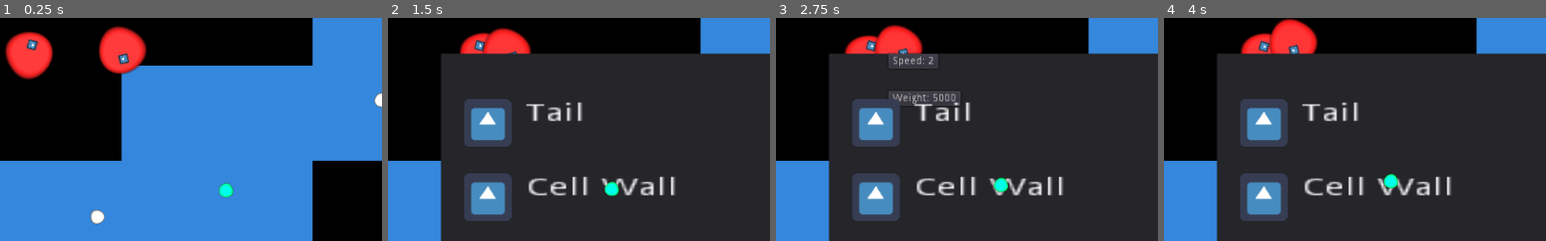
Above: before the commit, frames 1-4 (left to right).
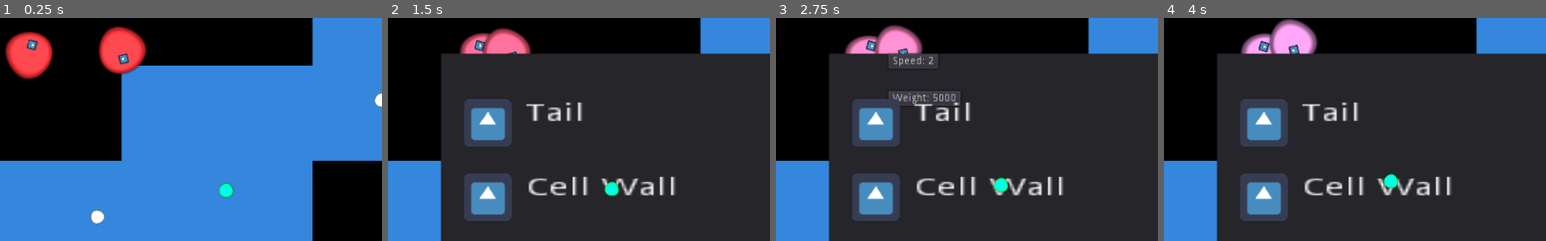
Above: after the commit, the same moments.

Repository: CastleOfArgg/Bio
Game: Godot game, scene res://scenes/Main.tscn
Two runs of this game, one before a commit and one after it. Both use one fixed random seed, a clock stepped at 60 frames per second and the inputs below. The engine's default icon, where the game draws it, is replaced by a stand-in: a white triangle on a blue panel in a dark square.
Inputs (mouse positions are % of the whole screen's width and height, from its top left):
- Up to frame 1 (0.25 s): no input
- Up to frame 2 (1.5 s): move the mouse to (72, 45) at 0.52 s; hold D (move_right) 0.53-1.25 s; click (82, 90) at 1.25 s
- Up to frame 3 (2.75 s): click (76, 84) at 2 s
- Up to frame 4 (4 s): click (82, 84) at 2.75 s; click (16, 24) at 3.52 s
The pictures show only the part of the screen within x 3-53%, y 0-50%; the shares and areas given below are measured in that part.

The runs differ from the first frame. In frame 1, less than 0.1% of the frame differs, in the area x 2-38%, y 5-24%; in frame 2, 1.5%; in frame 3, 1.7%; in frame 4, 2.1%, in the area x 20-41%, y 0-17%.

Commit message:
Updated cell color

Diff:
--- a/scenes/Cell.tscn
+++ b/scenes/Cell.tscn
@@ -26,7 +26,8 @@
 [node name="Cell" type="KinematicBody2D"]
 script = ExtResource( 1 )
 is_player = true
-starting_color = Color( 0.898039, 0.105882, 0.105882, 1 )
+starting_color = Color( 0.399382, 0.414704, 0.644531, 1 )
+color_revert = 0.3
 
 [node name="CollisionShape2D" type="CollisionShape2D" parent="."]
 position = Vector2( 7.16972, 8.96215 )
